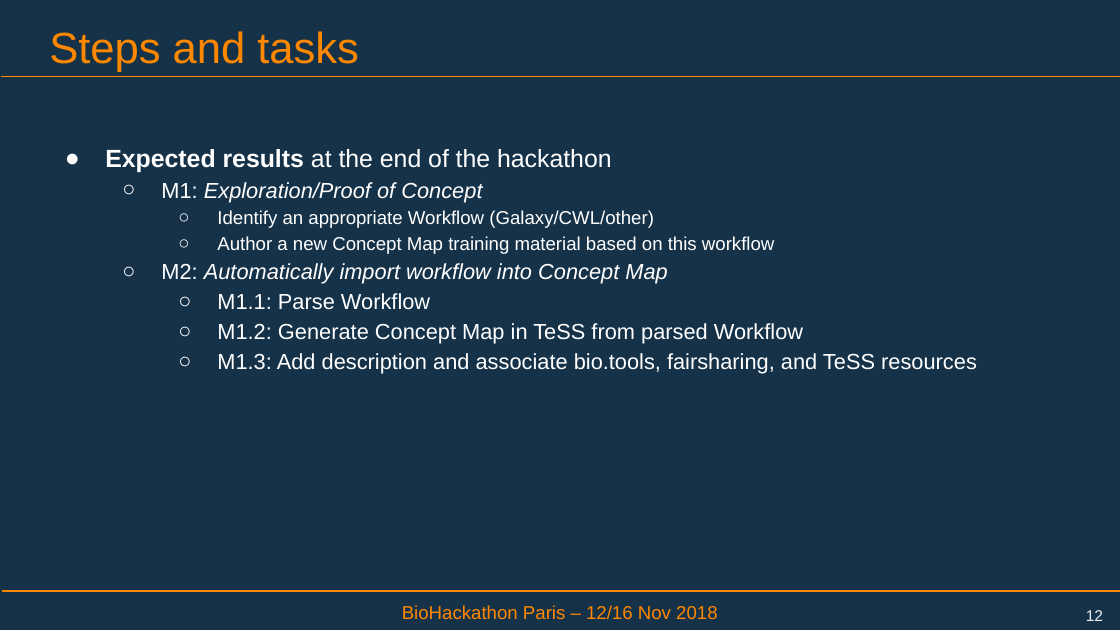
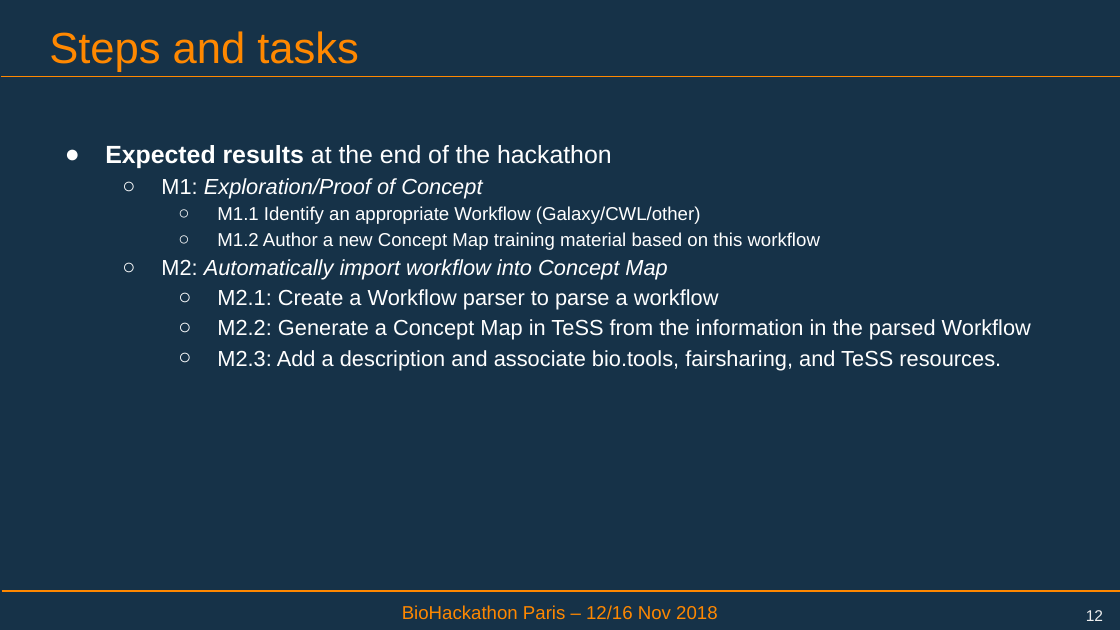
Before and after one commit to elixir-europe/BioHackathon, a slide deck: slide 12 of tools/Import workflows into TeSS Concept Maps/Biohackathon-TeSS-ConceptMaps.pptx. Drawn at 1120x630 pixels with LibreOffice and Linux fonts; fonts in the diff are those of the drawing; background and template pictures are left out. Boxes give left, top, right and bottom in pixels: in the first picture for what was removed or moved away, otherwise in the second. Text is boxed around its words. In the diff, an @@ line names an element or a change of style, - is before the commit and + after.

Commit message:
Added some clearer milestones to Concept Maps presentation

```diff
--- a/tools/Import workflows into TeSS Concept Maps/Biohackathon-TeSS-ConceptMaps.pptx
+++ b/tools/Import workflows into TeSS Concept Maps/Biohackathon-TeSS-ConceptMaps.pptx
@@ text at bbox=[217, 206, 820, 250]: text changed @@
-    ○ Identify an appropriate Workflow (Galaxy/CWL/other)
-    ○ Author a new Concept Map training material based on this workflow
+    ○ M1.1 Identify an appropriate Workflow (Galaxy/CWL/other)
+    ○ M1.2 Author a new Concept Map training material based on this workflow
@@ text at bbox=[217, 289, 1031, 370]: text changed @@
-    ○ M1.1: Parse Workflow
-    ○ M1.2: Generate Concept Map in TeSS from parsed Workflow
-    ○ M1.3: Add description and associate bio.tools, fairsharing, and TeSS resources
+    ○ M2.1: Create a Workflow parser to parse a workflow
+    ○ M2.2: Generate a Concept Map in TeSS from the information in the parsed Workflow
+    ○ M2.3: Add a description and associate bio.tools, fairsharing, and TeSS resources.
```
Also in this commit, not shown: 5 other slides changed.
